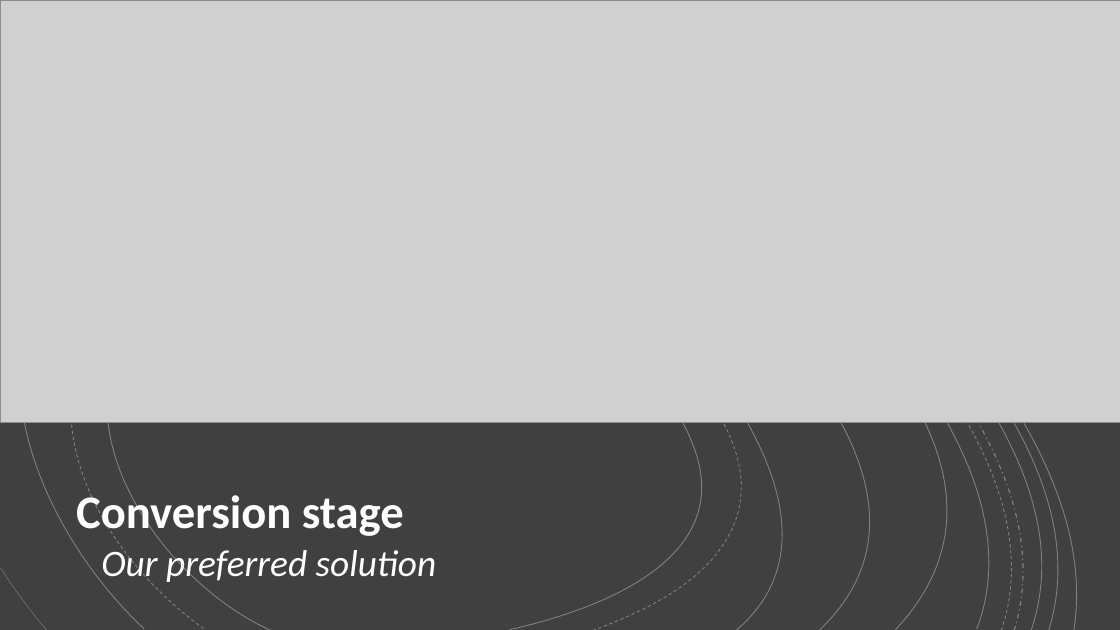
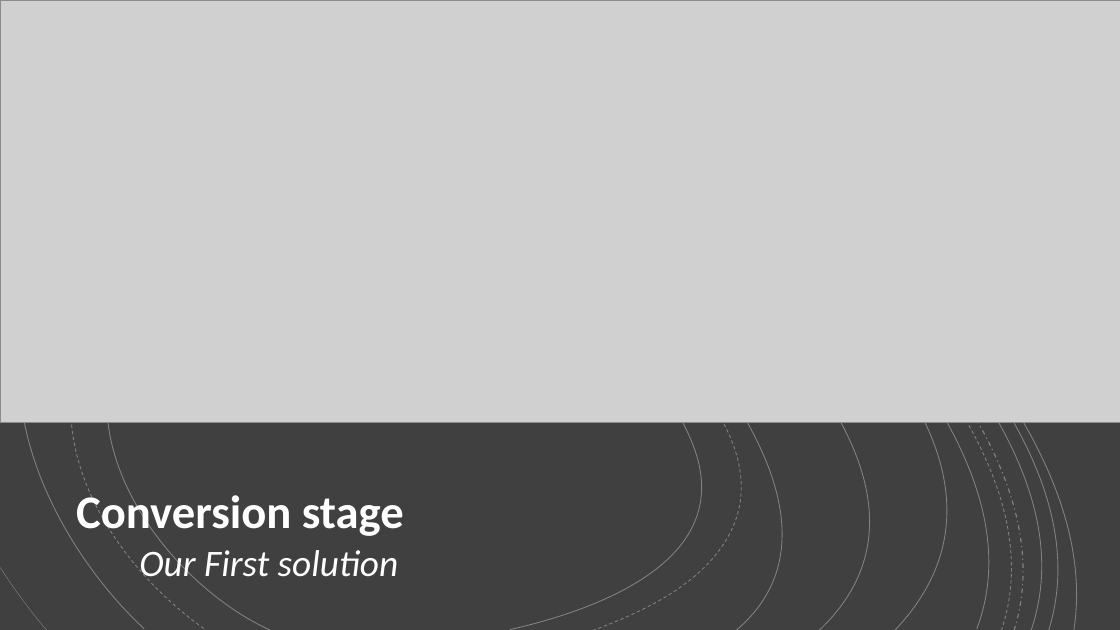
Before and after one commit to Team-Sagittarius-ENTC/Linear-Power-Supply, a slide deck: slide 3 of assignments_material/LPS-progress-review-december_2021.pptx. Drawn at 1120x630 pixels with LibreOffice and Linux fonts; fonts in the diff are those of the drawing; grey boxes stand for pictures. Boxes give left, top, right and bottom in pixels: in the first picture for what was removed or moved away, otherwise in the second. Text is boxed around its words. In the diff, an @@ line names an element or a change of style, - is before the commit and + after.

Commit message:
Edit: Presentation updated

```diff
--- a/assignments_material/LPS-progress-review-december_2021.pptx
+++ b/assignments_material/LPS-progress-review-december_2021.pptx
@@ text at bbox=[139, 545, 399, 586]: text changed @@
-Our preferred solution
+Our First solution
```
Also in this commit, not shown: 1 other slide changed, 3 other files.
